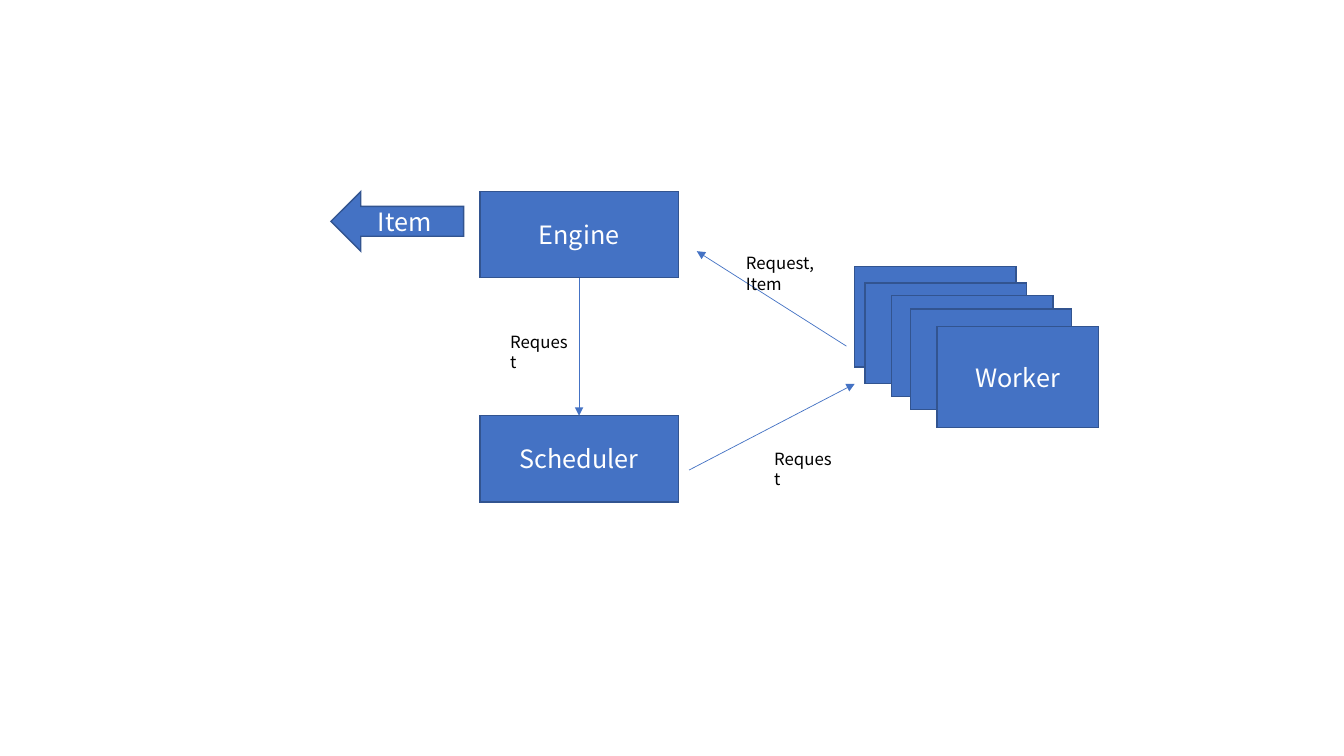
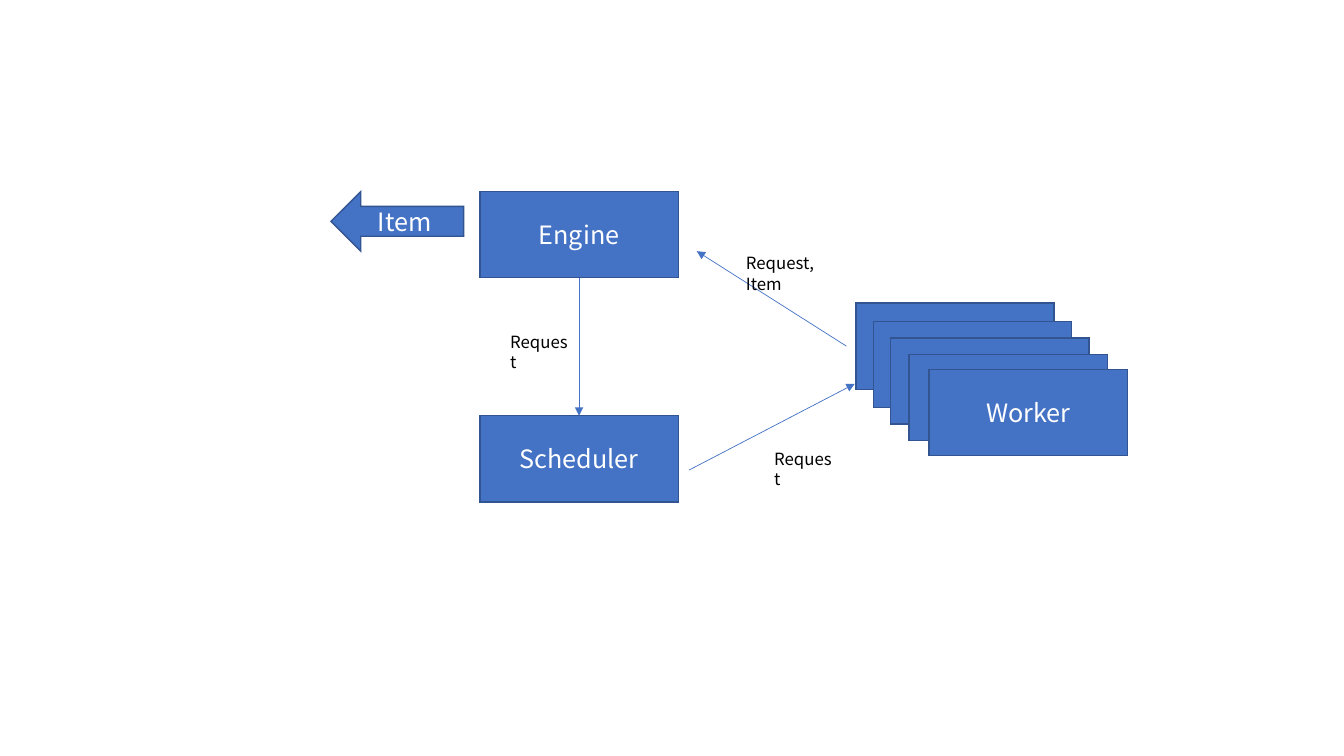
Before and after one commit to Clodfisher/crawler_concurrent, a slide deck: slide 2 of readmeimages/images.pptx. Drawn at 1344x756 pixels with LibreOffice and Linux fonts; fonts in the diff are those of the drawing. Boxes give left, top, right and bottom in pixels: in the first picture for what was removed or moved away, otherwise in the second. Text is boxed around its words. In the diff, an @@ line names an element or a change of style, - is before the commit and + after.

```diff
--- a/readmeimages/images.pptx
+++ b/readmeimages/images.pptx
@@ rectangle: place and size @@
-rectangle at (892,295,1054,396)
+rectangle at (856,303,1055,390)
@@ rectangle: place and size @@
-rectangle at (910,310,1072,410)
+rectangle at (873,322,1072,408)
@@ rectangle: place and size @@
-rectangle at (865,283,1026,384)
+rectangle at (891,338,1090,424)
@@ rectangle: place and size @@
-rectangle at (855,266,1016,367)
+rectangle at (909,355,1108,442)
@@ rectangle "Worker": place and size @@
-rectangle "Worker" at (938,327,1099,427)
+rectangle "Worker" at (930,370,1128,457)
```
Also in this commit, not shown: 2 other slides changed, 3 other files.
